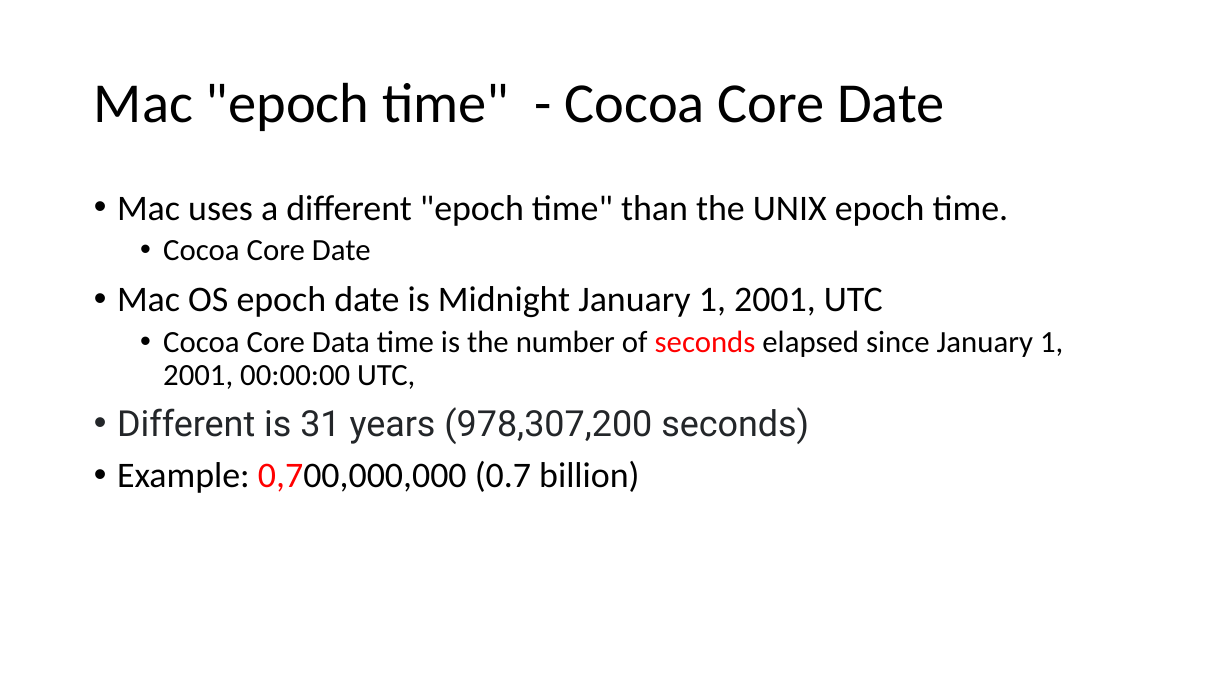
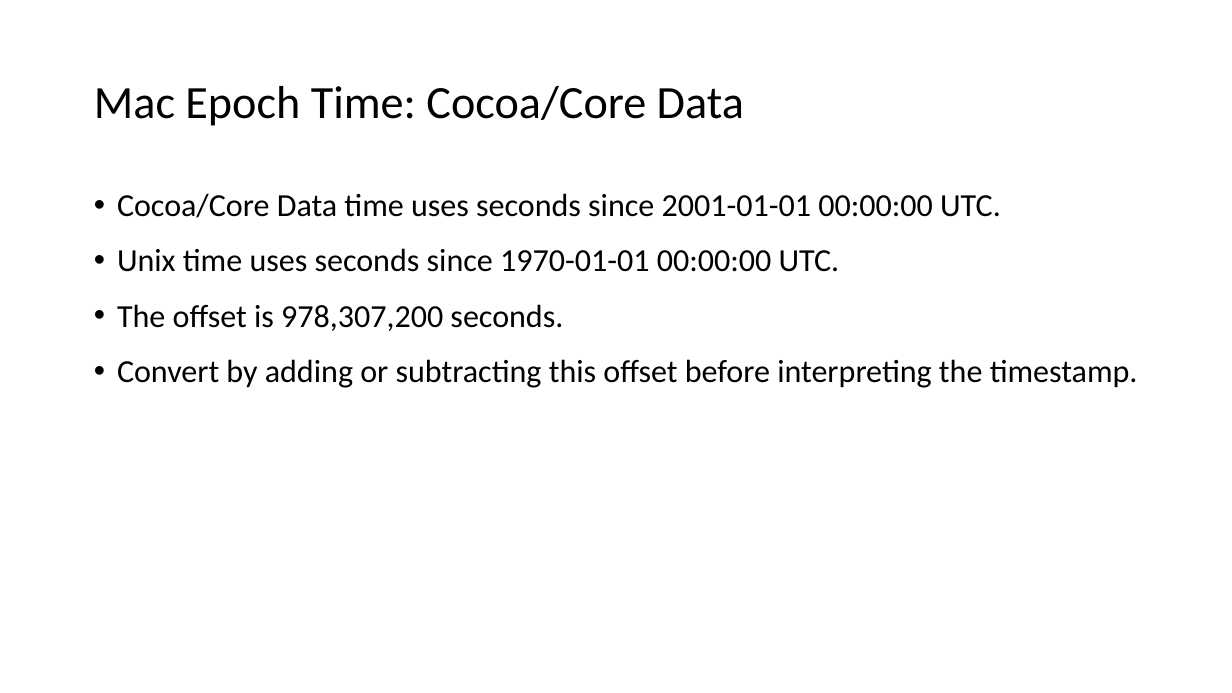
Before and after one commit to frankwxu/Digital-Forensics-Basic-Book, a slide deck: slide 31 of PPTs/Ch2_Number_Systems_for_Digital_Forensics.pptx. Drawn at 1232x693 pixels with LibreOffice and Linux fonts; fonts in the diff are those of the drawing; background and template pictures are left out. Boxes give left, top, right and bottom in pixels: in the first picture for what was removed or moved away, otherwise in the second. Text is boxed around its words. In the diff, an @@ line names an element or a change of style, - is before the commit and + after.

Commit message:
update Ch2 Number Systems for Digital Forensics presentation

```diff
--- a/PPTs/Ch2_Number_Systems_for_Digital_Forensics.pptx
+++ b/PPTs/Ch2_Number_Systems_for_Digital_Forensics.pptx
@@ title at <box>94,86,744,126</box>: text changed; size 44 to 36 pt @@
-Mac "epoch time" - Cocoa Core Date
+Mac Epoch Time: Cocoa/Core Data
@@ text at <box>117,193,1138,388</box>: text changed; size 28 to 25 pt @@
-• Mac uses a different "epoch time" than the UNIX epoch time.
-  • Cocoa Core Date
-• Mac OS epoch date is Midnight January 1, 2001, UTC
-  • Cocoa Core Data time is the number of seconds elapsed since January 1, 2001, 00:00:00 UTC,
-• Different is 31 years (978,307,200 seconds)
-• Example: 0,700,000,000 (0.7 billion)
+• Cocoa/Core Data time uses seconds since 2001-01-01 00:00:00 UTC.
+• Unix time uses seconds since 1970-01-01 00:00:00 UTC.
+• The offset is 978,307,200 seconds.
+• Convert by adding or subtracting this offset before interpreting the timestamp.
```
Also in this commit, not shown: 35 other slides changed, 5 slides added, 4 slides removed.
